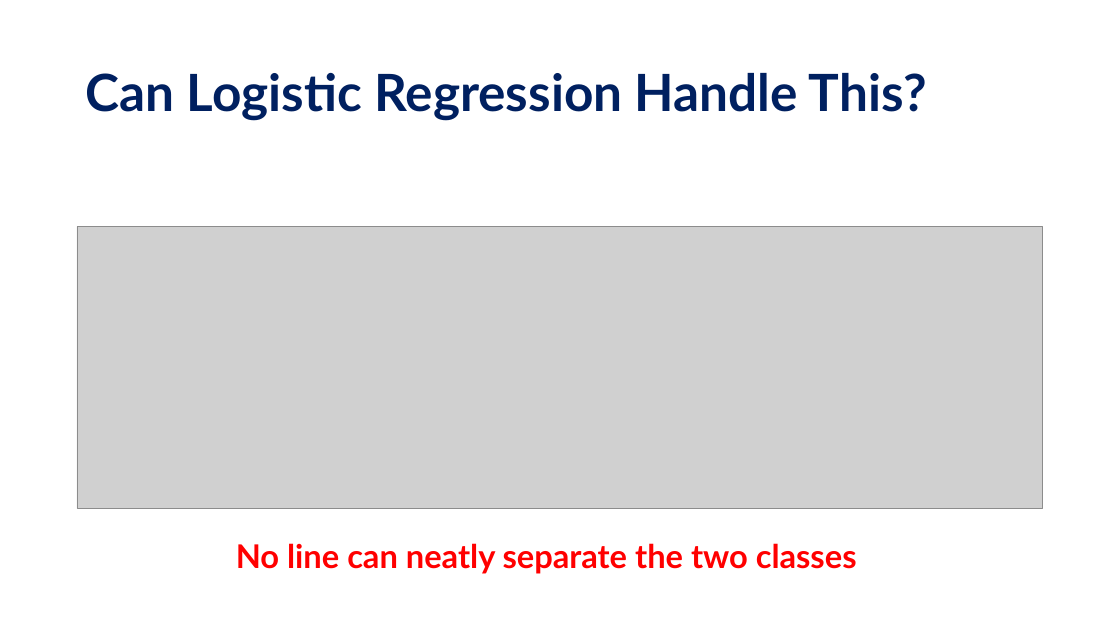
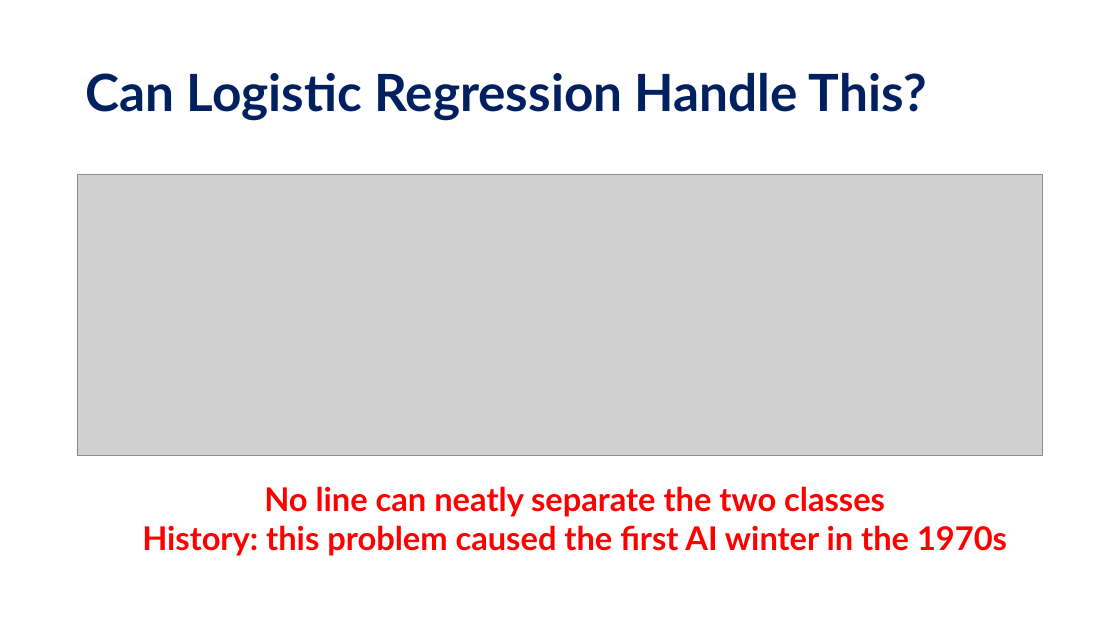
Before and after one commit to KISRDevelopment/python-ml-2025, a slide deck: slide 3 of slides/block11.pptx. Drawn at 1120x630 pixels with LibreOffice and Linux fonts; fonts in the diff are those of the drawing; grey boxes stand for pictures. Boxes give left, top, right and bottom in pixels: in the first picture for what was removed or moved away, otherwise in the second. Text is boxed around its words. In the diff, an @@ line names an element or a change of style, - is before the commit and + after.

```diff
--- a/slides/block11.pptx
+++ b/slides/block11.pptx
@@ picture: place and size @@
-picture at <box>77,227,1044,508</box>
+picture at <box>77,174,1044,455</box>
@@ text "No line can neatly separate ...": place and size @@
-text "No line can neatly separate ..." at <box>236,543,857,574</box>
+text "No line can neatly separate ..." at <box>142,486,1007,556</box>
@@ text at <box>264,486,885,517</box>: alignment left to centre @@
@@ text at <box>142,525,1007,556</box>: paragraph added @@
+History: this problem caused the first AI winter in the 1970s
```
Also in this commit, not shown: 2 other slides changed, 1 slide added, 1 slide removed, 1 other file.
